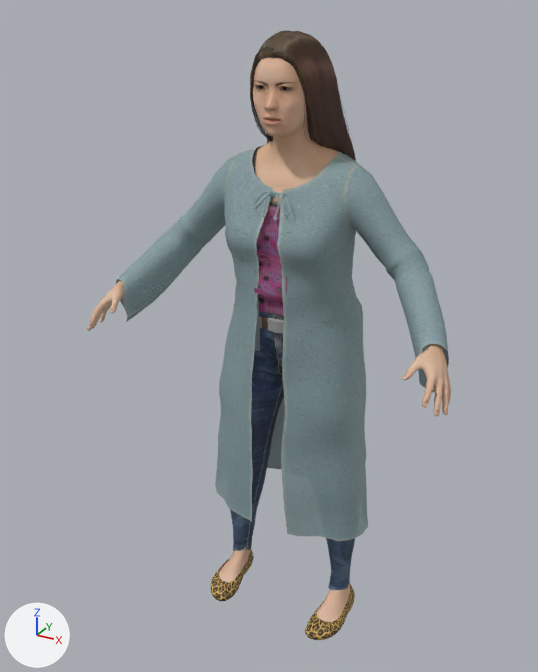
A saved change to the glTF model public/models/people/mh/n-mei.glb.
Before and after are seen from a camera (50 mm lens) standing at (0.744, -1.499, 1.51) and looking at (-0.034, -0.083, 0.802). The axes (+X, +Y, +Z) are drawn at lower left. The lights are the same throughout. The older version comes first.

The scene before the commit, as lines of its bpy script (objects in view):
```python
ob_human_long01 = bpy.data.objects.new('Human.long01', me_long01)
ob_human_long01.location = (0.0, 0.0, 0.842)
ob_human_mindfront_cardigan_long_open_front = bpy.data.objects.new('Human.mindfront_cardigan_long_open_front', me_f_cardigan_long_open_front)
ob_human_mindfront_cardigan_long_open_front.location = (0.0, 0.0, 0.842)
ob_human_mindfront_female_trousers_1 = bpy.data.objects.new('Human.mindfront_female_trousers_1', me_f_trousers_01)
ob_human_mindfront_female_trousers_1.location = (0.0, 0.0, 0.842)
ob_human_toigo_camisole_top = bpy.data.objects.new('Human.toigo_camisole_top', me_camisole_top)
ob_human_toigo_camisole_top.location = (0.0, 0.0, 0.842)
ob_human_toigo_flats = bpy.data.objects.new('Human.toigo_flats', me_flats)
ob_human_toigo_flats.location = (0.0, 0.0, 0.842)
ob_n_mei_body = bpy.data.objects.new('n-mei_body', me_base)
ob_n_mei_body.location = (0.0, 0.0, 0.842)
```
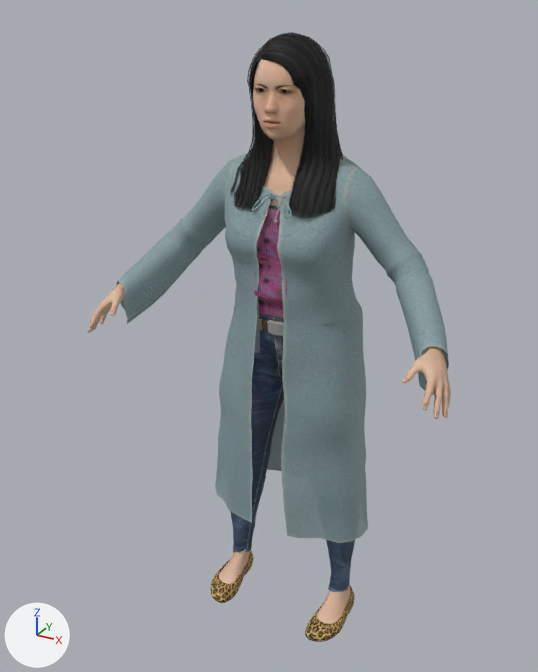
Pixel boxes [x1, y1, x2, y2] of what changed, in the pictures (538 x 672 px):
'Human.mindfront_cardigan_long_open_front', moved
    before: [116, 145, 449, 541]
    after: [116, 153, 449, 543]
'n-mei_body', moved
    before: [87, 57, 451, 622]
    after: [88, 59, 451, 624]
'Human.culturalibre_hair_01', added
    after: [230, 32, 347, 218]
'Human.mindfront_female_trousers_1', moved
    before: [230, 304, 355, 590]
    after: [230, 306, 355, 592]
'Human.long01', deleted (brown)
    before: [250, 30, 356, 235]
'Human.toigo_camisole_top', moved
    before: [252, 146, 287, 316]
    after: [254, 205, 287, 318]
'Human.toigo_flats', moved
    before: [211, 550, 355, 640]
    after: [211, 551, 355, 642]

The change, as a list of edits to the scene's bpy script:
```text
Add img_diffuse_black:
    img_diffuse_black = load_image('diffuse_black', '_unpacked/diffuse_black', 512, 512, 'sRGB')
Add mat_human_culturalibre_hair_01:
    mat_human_culturalibre_hair_01 = principled_material('Human.culturalibre_hair_01')
    mat_human_culturalibre_hair_01.texture = img_diffuse_black  # with its transparency
    mat_human_culturalibre_hair_01.roughness = 0.7
Add me_fhair01:
    me_fhair01.from_pydata(...)  # 3055 vertices, 4226 faces; spans x -0.129..0.128, y -0.137..0.074, z 0.202..0.63
    me_fhair01.materials.append(mat_human_culturalibre_hair_01)  # picture img_diffuse_black
Remove ob_human_long01:
    ob_human_long01 = bpy.data.objects.new('Human.long01', me_long01)
    ob_human_long01.location = (0.0, 0.0, 0.842)
Change ob_human_mindfront_cardigan_long_open_front:
    ob_human_mindfront_cardigan_long_open_front.location: (0.0, 0.0, 0.842) -> (0.0, 0.0, 0.836)
Change ob_human_mindfront_female_trousers_1:
    ob_human_mindfront_female_trousers_1.location: (0.0, 0.0, 0.842) -> (0.0, 0.0, 0.836)
Change ob_human_toigo_camisole_top:
    ob_human_toigo_camisole_top.location: (0.0, 0.0, 0.842) -> (0.0, 0.0, 0.836)
Change ob_human_toigo_flats:
    ob_human_toigo_flats.location: (0.0, 0.0, 0.842) -> (0.0, 0.0, 0.836)
Change ob_n_mei_body:
    ob_n_mei_body.location: (0.0, 0.0, 0.842) -> (0.0, 0.0, 0.836)
Add ob_human_culturalibre_hair_01:
    ob_human_culturalibre_hair_01 = bpy.data.objects.new('Human.culturalibre_hair_01', me_fhair01)
    ob_human_culturalibre_hair_01.location = (0.0, 0.0, 0.836)
```
